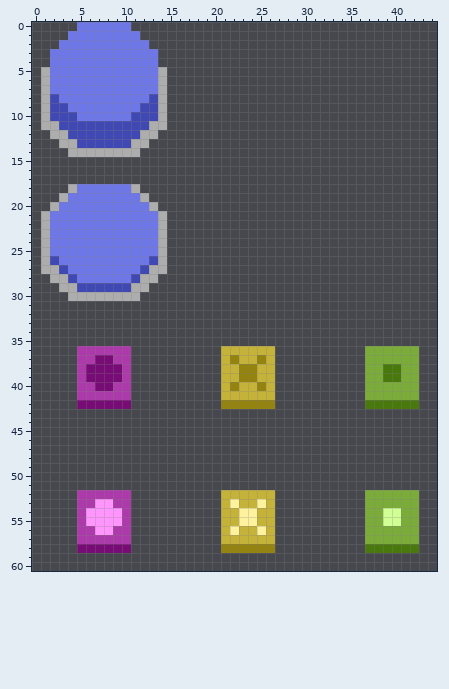
Two versions of one pixel-art sprite, textures/ioelements.png. Above, as it was before the edit.
The file is 64x64 pixels. Shown: x 0..44, y 0..60. The old version is drawn lined up with the new one.
After the commit:
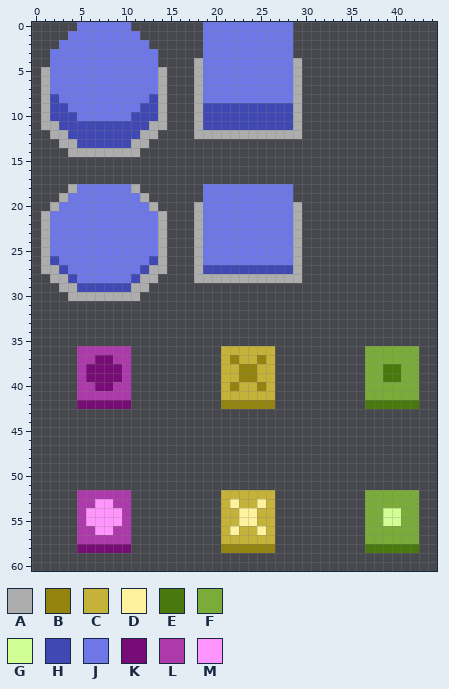
Palette (. is transparent): A #adadad  B #958310  C #c5b239  D #fff29e  E #49780c  F #7bac3a  G #d1ff95  H #4048b3  J #6e77e8  K #780c76  L #ac3aaa  M #ff95fd
What changed:
drawings rearranged on the sheet (the old picture shows each at its new place)
The edit adds colour A in rows 4 to 11 at x 18 and 29; in row 12 at x 18 to 29; in rows 20 to 27 at x 18 and 29; in row 28 at x 18 to 29.
The edit adds colour H in rows 9 to 11 at x 19 to 28; in row 27 at x 19 to 28.
The edit adds colour J in rows 0 to 8 at x 19 to 28; in rows 18 to 26 at x 19 to 28.
Pixel boxes of the changes (left, top, right, bottom) in both pictures:
added: (194, 22, 302, 139)
added: (194, 184, 302, 283)
